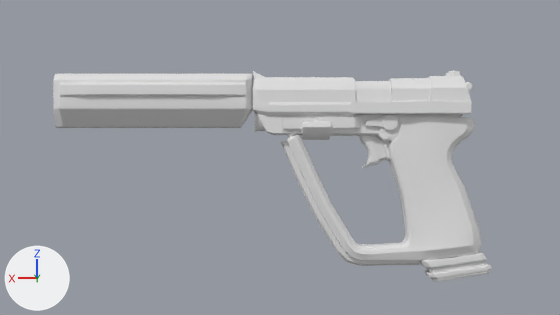
Renders of the Blender file Workfiles/Weapon_models/Hunker_pistol/HukerSingle/HK_USP.blend from each side of a commit.
One viewpoint serves both versions: the file's camera 'Camera'. Lighting does not change. The marker at lower left points along +X, +Y and +Z. The picture after the commit comes second.

Before the edit, the objects in view are built like this:
```python
ob_floaters = bpy.data.objects.new('Floaters', me_cube)
ob_floaters.location = (0.0, 0.0, 0.0)
ob_mag_mesh = bpy.data.objects.new('Mag_Mesh', me_cube_021)
ob_mag_mesh.location = (0.0, 0.0, 0.0)
ob_supressor_mesh = bpy.data.objects.new('Supressor_mesh', me_cube_002)
ob_supressor_mesh.location = (0.0, 0.0, 0.0)
# also in view: 'Body_Mesh' at (4.8, 0.0, -0.8)
```
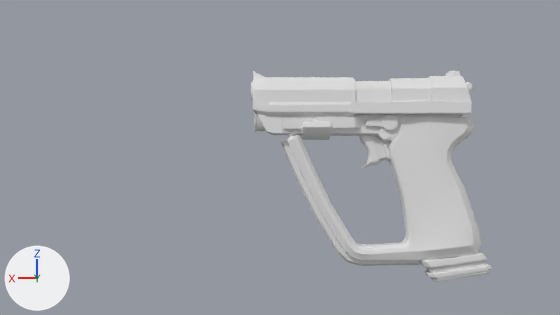
Where the change shows, as pixel boxes (x1, y1, x2, y2) in the pictures (560 x 315 px):
'Supressor_mesh', deleted
    before: (53, 74, 253, 128)

What the commit changed:
Object 'Supressor_mesh' (ob_supressor_mesh) is deleted.
